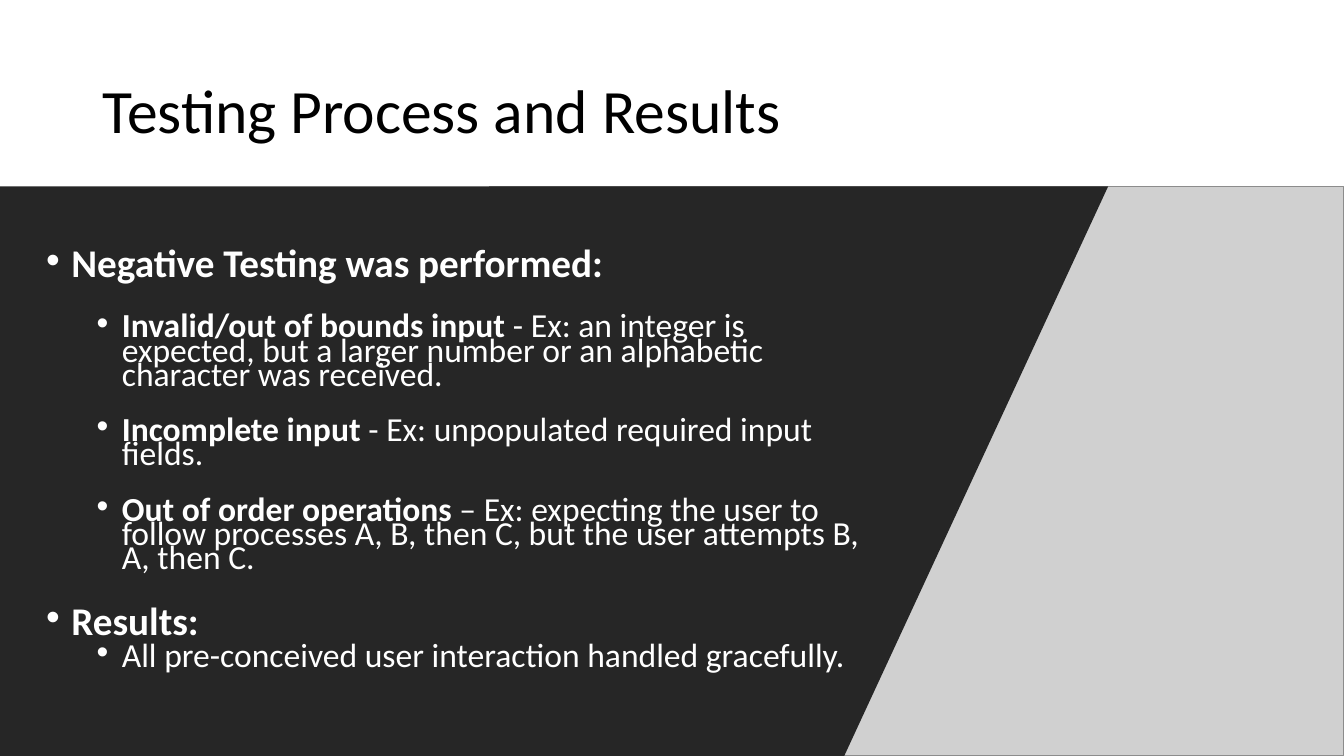
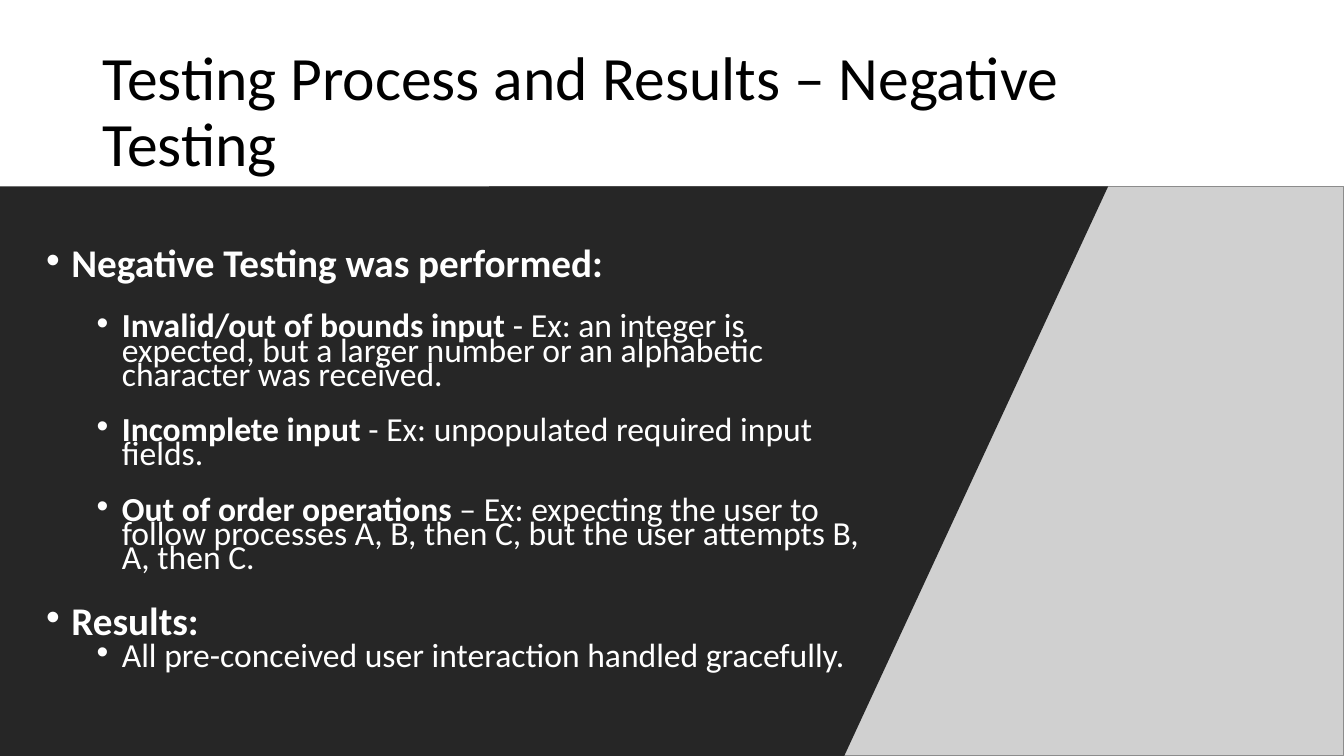
Before and after one commit to dustinfast/TeamPlayTracker, a slide deck: slide 7 of FinalReport/AWGADemo.pptx. Drawn at 1344x756 pixels with LibreOffice and Linux fonts; fonts in the diff are those of the drawing; grey boxes stand for pictures. Boxes give left, top, right and bottom in pixels: in the first picture for what was removed or moved away, otherwise in the second. Text is boxed around its words. In the diff, an @@ line names an element or a change of style, - is before the commit and + after.

```diff
--- a/FinalReport/AWGADemo.pptx
+++ b/FinalReport/AWGADemo.pptx
@@ title at box(102, 57, 1058, 177): text changed @@
-Testing Process and Results
+Testing Process and Results – Negative Testing
```
Also in this commit, not shown: 2 other slides changed, 1 other file.
